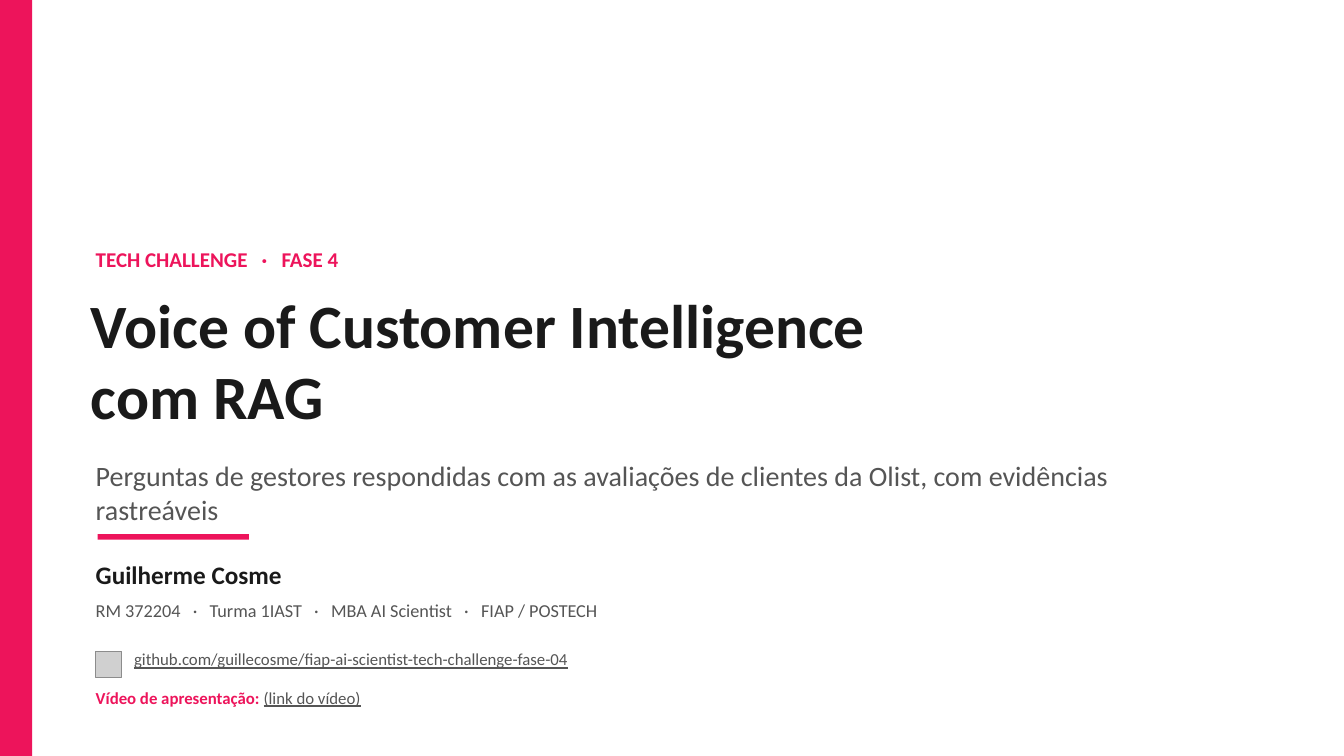
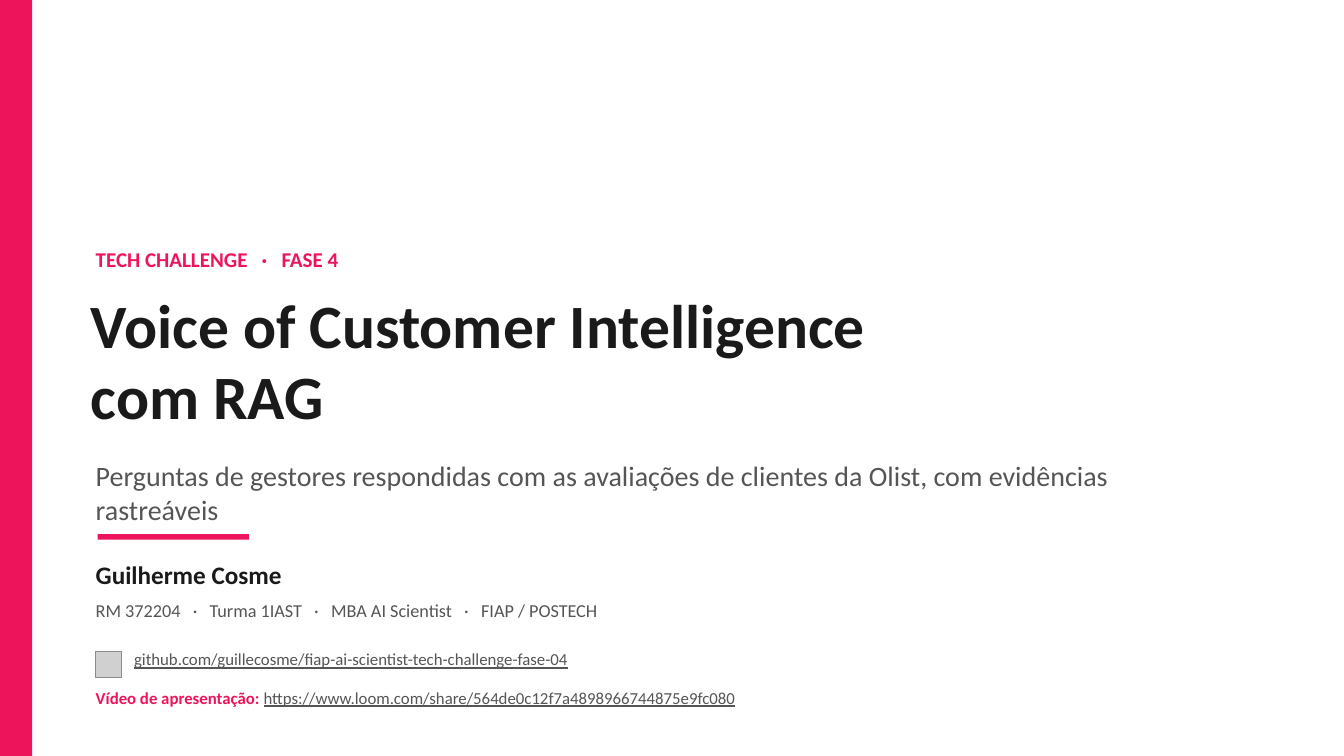
Before and after one commit to guillecosme/fiap-ai-scientist-tech-challenge-fase-04, a slide deck: slide 1 of reports/slides/RM372204 - Guilherme Cosme - Tech Challenge Fase 04.pptx. Drawn at 1344x756 pixels with LibreOffice and Linux fonts; fonts in the diff are those of the drawing; grey boxes stand for pictures. Boxes give left, top, right and bottom in pixels: in the first picture for what was removed or moved away, otherwise in the second. Text is boxed around its words. In the diff, an @@ line names an element or a change of style, - is before the commit and + after.

Commit message:
link do video no readme e no deck

```diff
--- a/reports/slides/RM372204 - Guilherme Cosme - Tech Challenge Fase 04.pptx
+++ b/reports/slides/RM372204 - Guilherme Cosme - Tech Challenge Fase 04.pptx
@@ text at [96, 692, 735, 707]: text changed; text colour #ED145B to #555555; bold off @@
-Vídeo de apresentação: (link do vídeo)
+Vídeo de apresentação: https://www.loom.com/share/564de0c12f7a4898966744875e9fc080
```
Also in this commit, not shown: 4 other slides changed, 2 other files.
